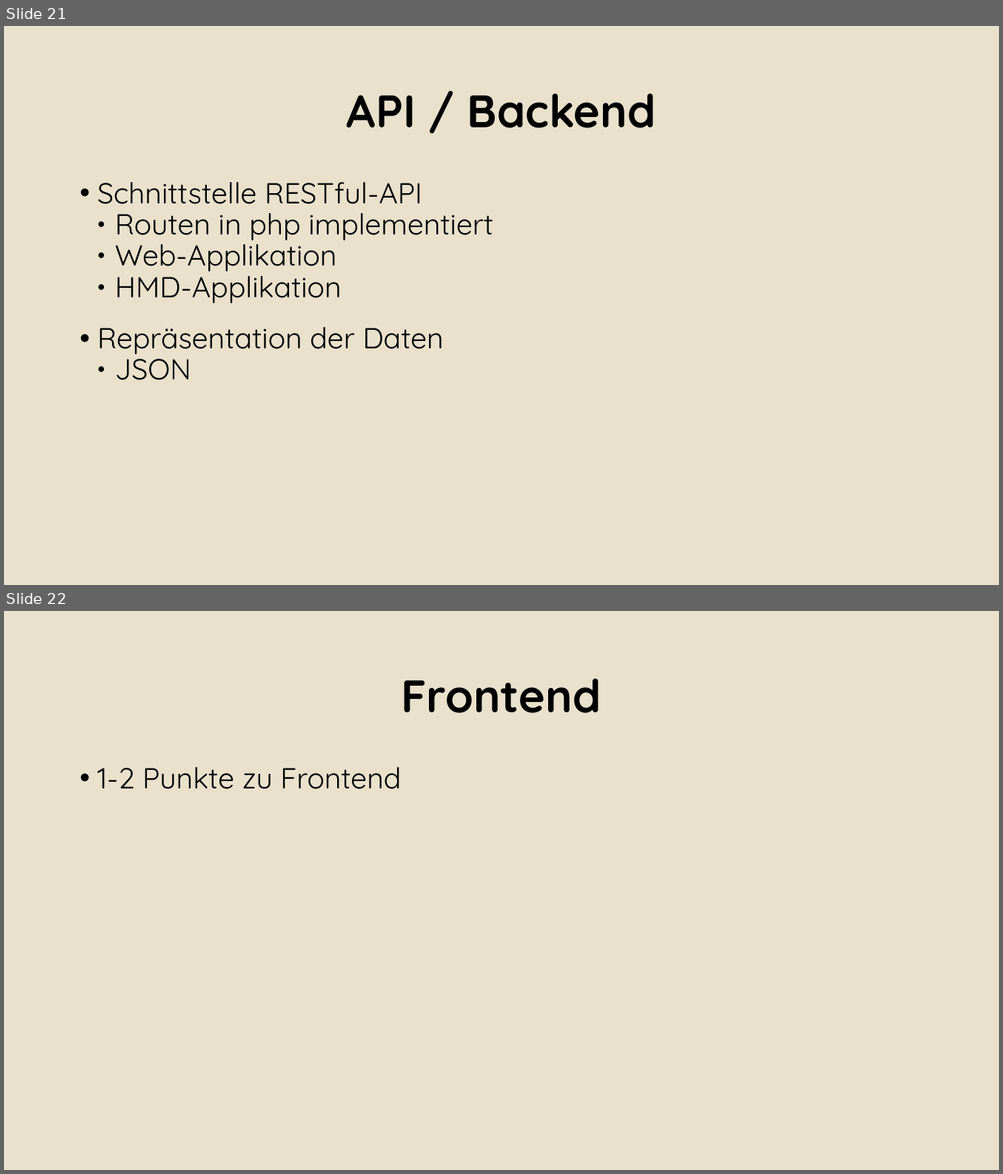
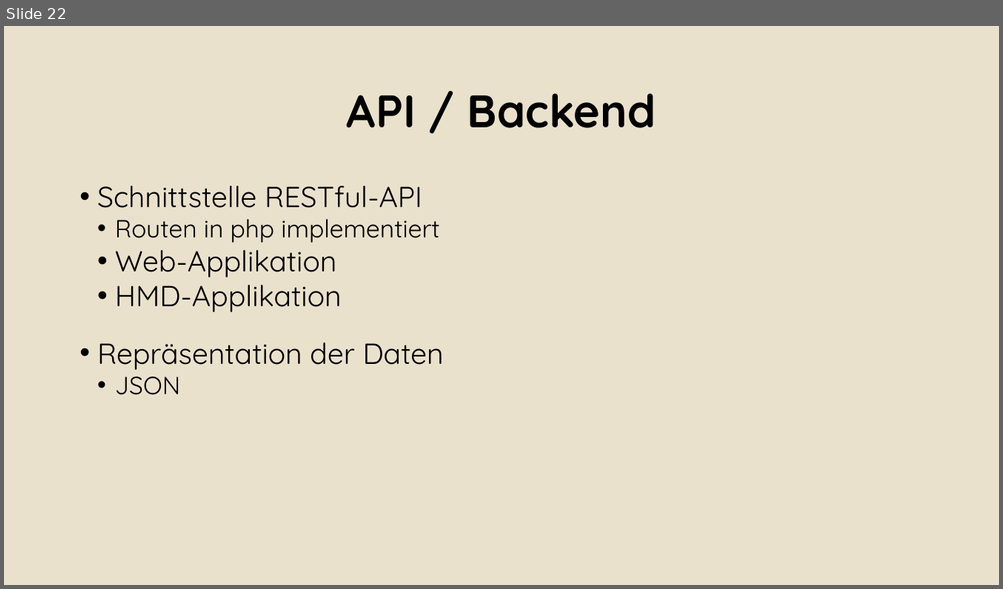
Before and after one commit to Alergeek/Dokumentation, a slide deck: Docs/AbschlussPräsi_lo.pptx. Shown one above the other, each under a label of ours: slides 21 and 22 before the commit, slide 22 after it. The pictures are 1003x1174 and 1003x589 pixels, drawn with LibreOffice and Linux fonts; fonts in the diff are those of the drawing; background and template pictures are left out. Boxes give left, top, right and bottom in pixels: in the first picture for what was removed or moved away, otherwise in the second. Text is boxed around its words. In the diff, an @@ line names an element or a change of style, - is before the commit and + after.

Commit message:
added Vuzix and Frontend

```diff
--- a/Docs/AbschlussPräsi_lo.pptx
+++ b/Docs/AbschlussPräsi_lo.pptx
@@ slide 22 removed at [4,611,999,1170], background #EAE1CD @@
@@ text removed at [401,678,601,713] @@
-Frontend
@@ text removed at [97,767,401,789] @@
-• 1-2 Punkte zu Frontend
@@ what was slide 21 is now slide 22 @@
@@ slide 22 changed as well @@
@@ text "Schnittstelle RESTful-API" at [97,186,444,395]: size 28 to 24 pt in "Routen in php implementiert", "JSON"; line spacing 0.9 to 1; bullet ● to • @@
```
Also in this commit, not shown: 2 other slides changed, 3 slides added, 1 other slide removed.
